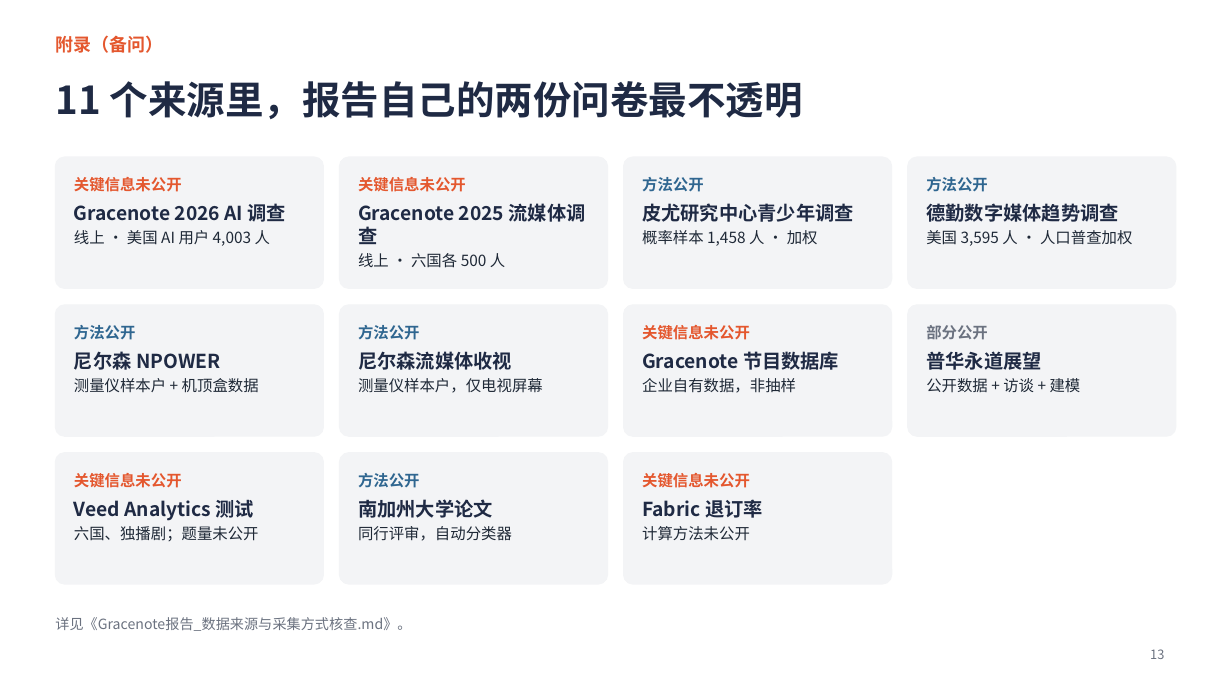
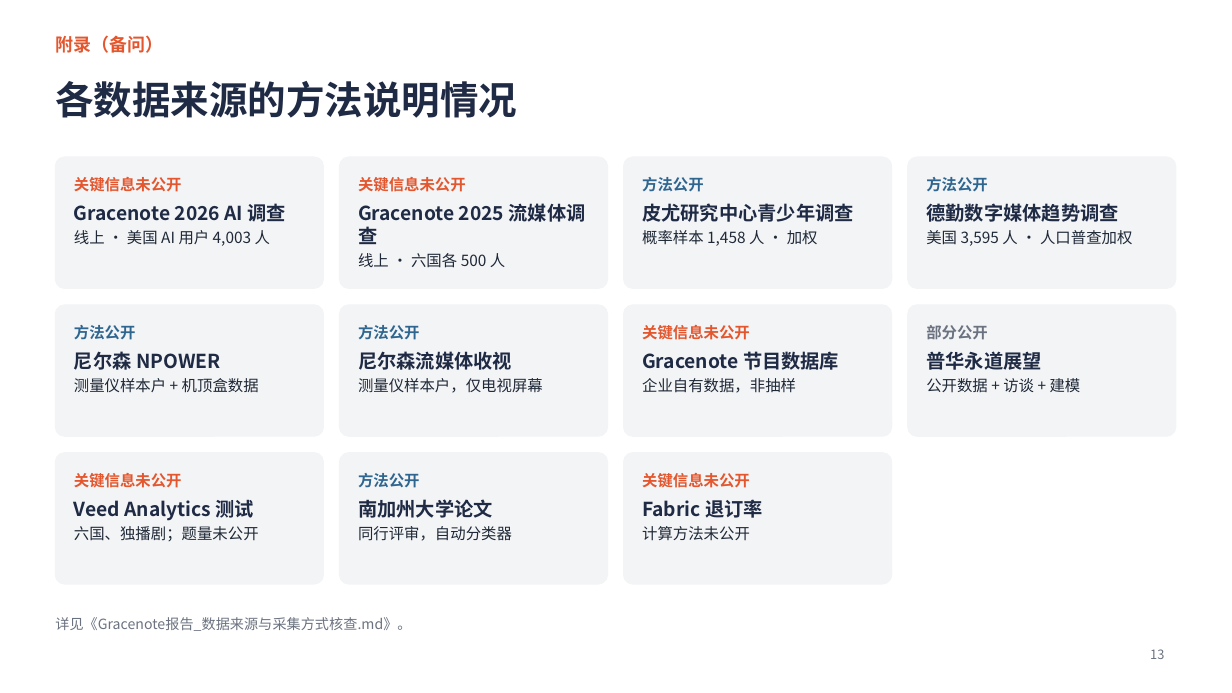
Before and after one commit to jayleo113/ppt, a slide deck: slide 13 of Gracenote报告解读_课堂汇报.pptx. Drawn at 1232x693 pixels with LibreOffice and Linux fonts; fonts in the diff are those of the drawing. Boxes give left, top, right and bottom in pixels: in the first picture for what was removed or moved away, otherwise in the second. Text is boxed around its words. In the diff, an @@ line names an element or a change of style, - is before the commit and + after.

```diff
--- a/Gracenote报告解读_课堂汇报.pptx
+++ b/Gracenote报告解读_课堂汇报.pptx
@@ title at box(55, 81, 517, 118): text changed @@
-11 个来源里，报告自己的两份问卷最不透明
+各数据来源的方法说明情况
```
Also in this commit, not shown: 13 other slides changed, 4 other files.
